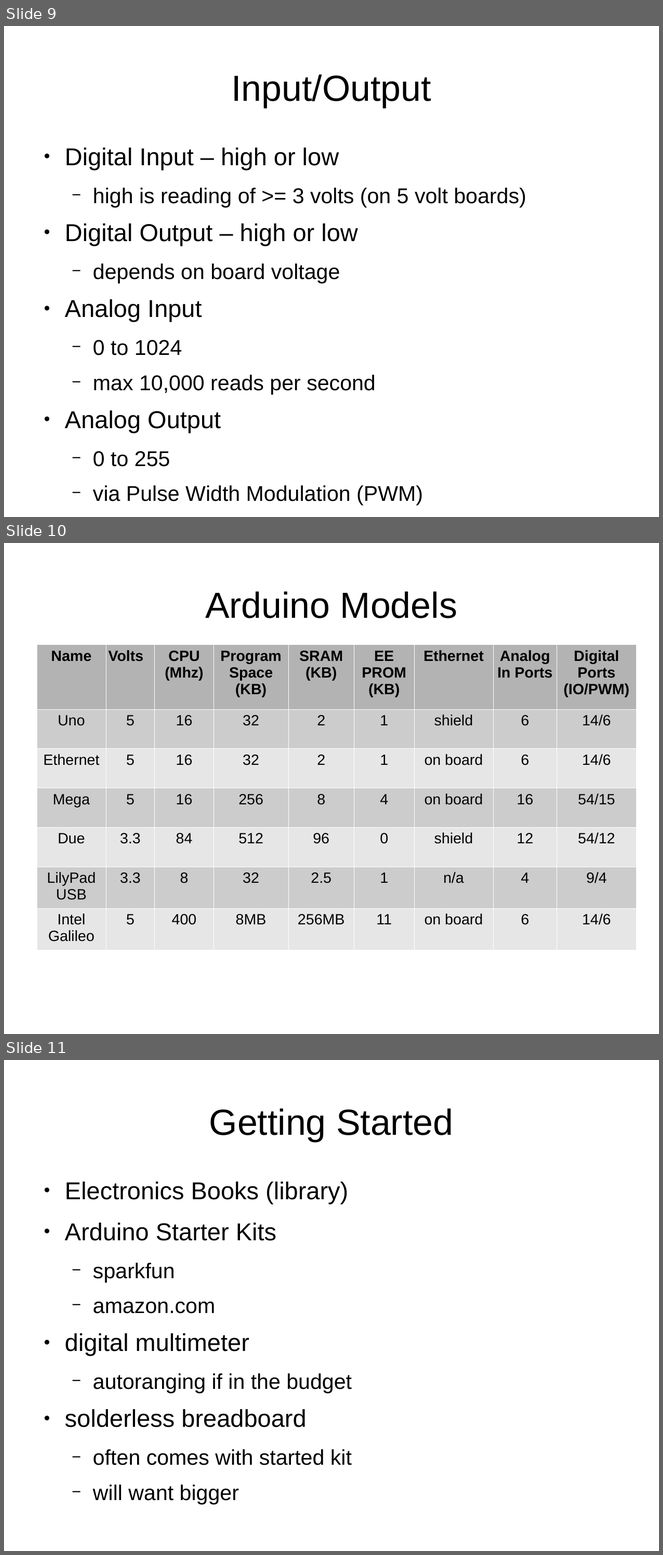
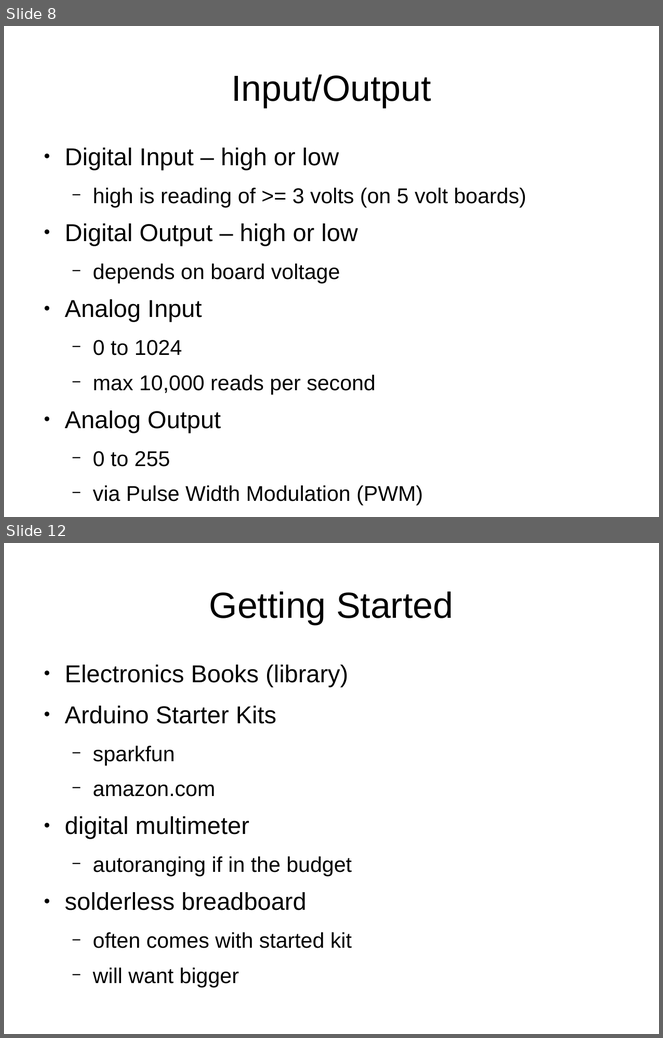
Before and after one commit to jasonmfehr/jug-arduino, a slide deck: presentation/Illnois_JUG_2014_09_09.odp. Shown one above the other, each under a label of ours: slides 9, 10 and 11 before the commit, slides 8 and 12 after it; the slides between them are not shown. The pictures are 663x1555 and 663x1038 pixels, drawn with LibreOffice and Linux fonts; fonts in the diff are those of the drawing. Boxes give left, top, right and bottom in pixels: in the first picture for what was removed or moved away, otherwise in the second. Text is boxed around its words. In the diff, an @@ line names an element or a change of style, - is before the commit and + after.

Commit message:
refined presentation, removed spec table and rearranged slides

```diff
--- a/presentation/Illnois_JUG_2014_09_09.odp
+++ b/presentation/Illnois_JUG_2014_09_09.odp
@@ slide 10 removed at <box>4,543,659,1034</box>, background #FFFFFF @@
@@ title removed at <box>205,591,457,618</box> @@
-Arduino Models
@@ table removed at <box>37,645,636,945</box>, 7 rows, 9 columns @@
-Name | Volts | CPU (Mhz) | Program Space (KB) | SRAM (KB) | EE PROM (KB) | Ethernet | Analog In Ports | Digital Ports (IO/PWM)
-Uno | 5 | 16 | 32 | 2 | 1 | shield | 6 | 14/6
-Ethernet | 5 | 16 | 32 | 2 | 1 | on board | 6 | 14/6
-Mega | 5 | 16 | 256 | 8 | 4 | on board | 16 | 54/15
-Due | 3.3 | 84 | 512 | 96 | 0 | shield | 12 | 54/12
-LilyPad USB | 3.3 | 8 | 32 | 2.5 | 1 | n/a | 4 | 9/4
-Intel Galileo | 5 | 400 | 8MB | 256MB | 11 | on board | 6 | 14/6
@@ what was slide 9 is now slide 8 @@
@@ what was slide 11 is now slide 12 @@
```
Also in this commit, not shown: 5 slides changed, 1 slide added.
